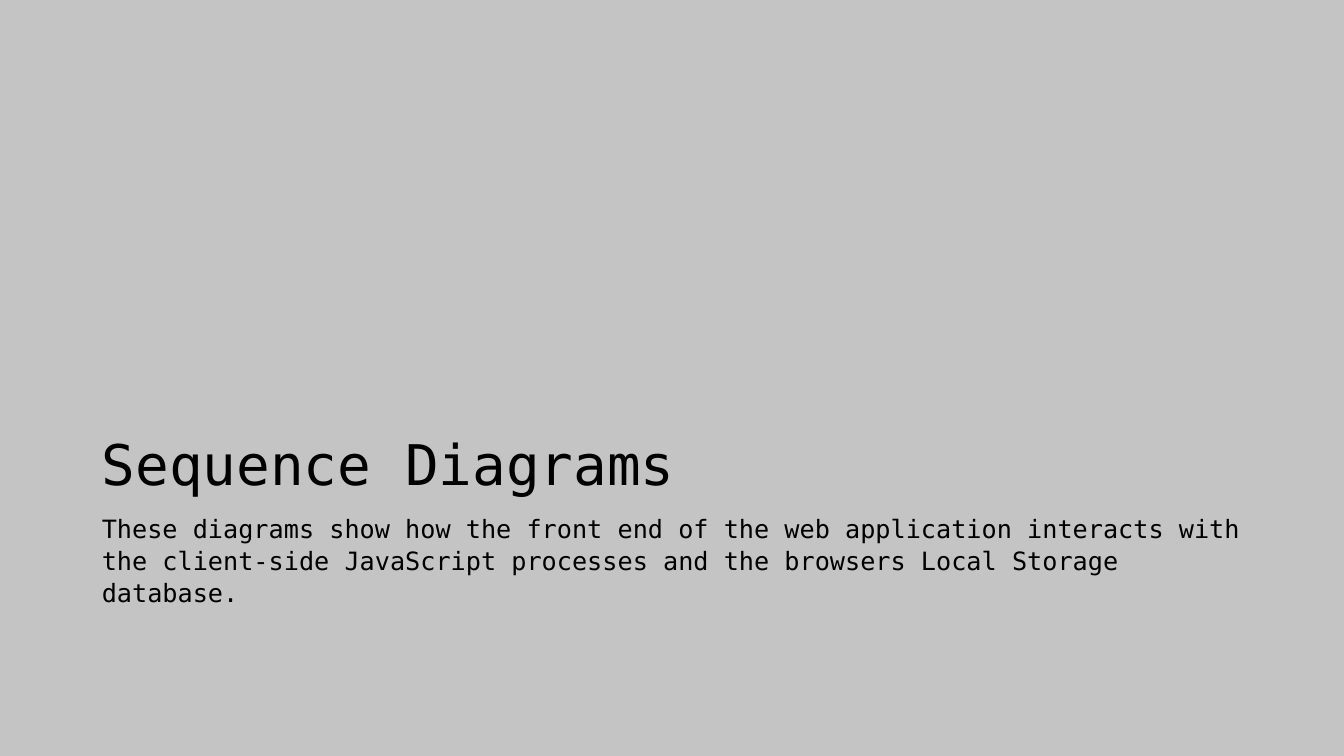
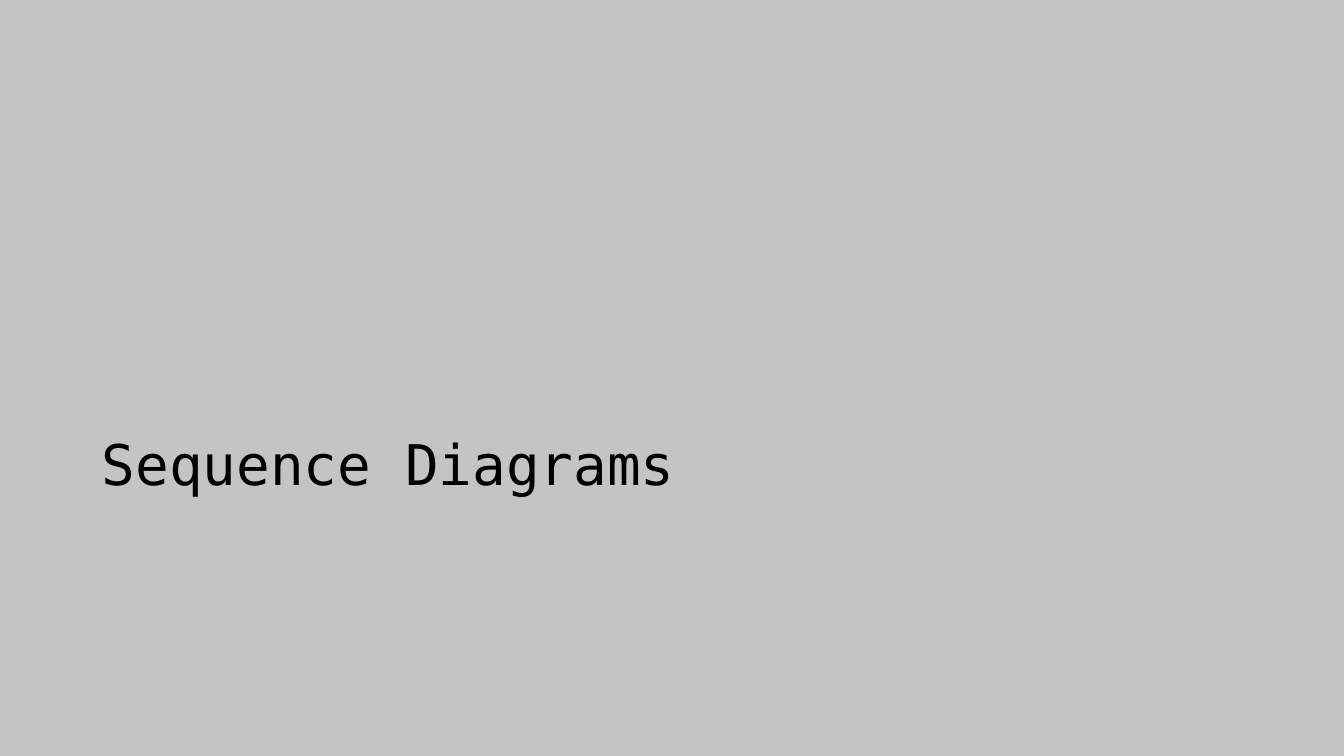
Before and after one commit to corey-richardson/ArrowTrack, a slide deck: slide 28 of 10-Final_Presentation/Presentation.pptx. Drawn at 1344x756 pixels with LibreOffice and Linux fonts; fonts in the diff are those of the drawing. Boxes give left, top, right and bottom in pixels: in the first picture for what was removed or moved away, otherwise in the second. Text is boxed around its words. In the diff, an @@ line names an element or a change of style, - is before the commit and + after.

```diff
--- a/10-Final_Presentation/Presentation.pptx
+++ b/10-Final_Presentation/Presentation.pptx
@@ text removed at [102, 518, 1240, 603] @@
-These diagrams show how the front end of the web application interacts with the client-side JavaScript processes and the browsers Local Storage database.
```
Also in this commit, not shown: 4 other slides changed.
